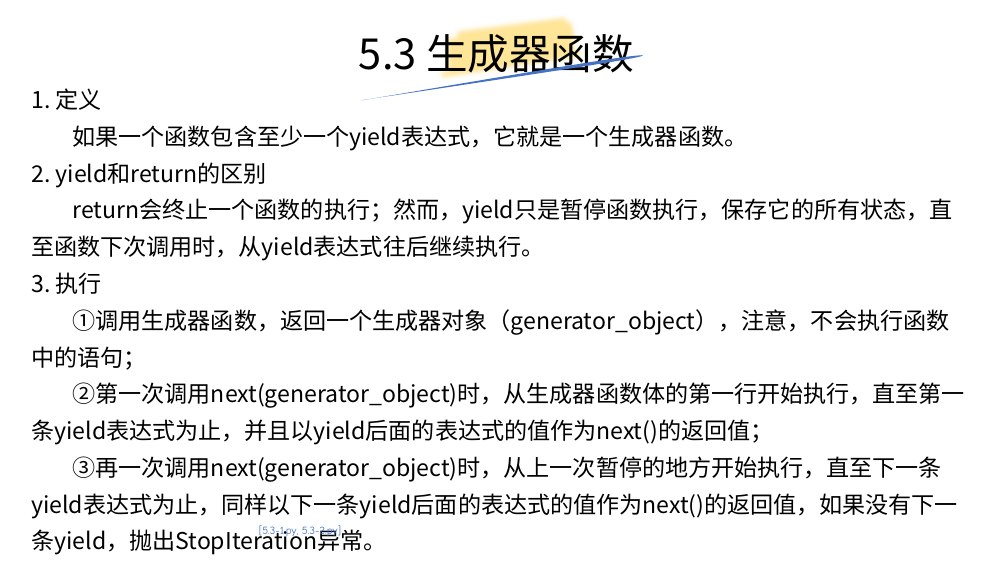
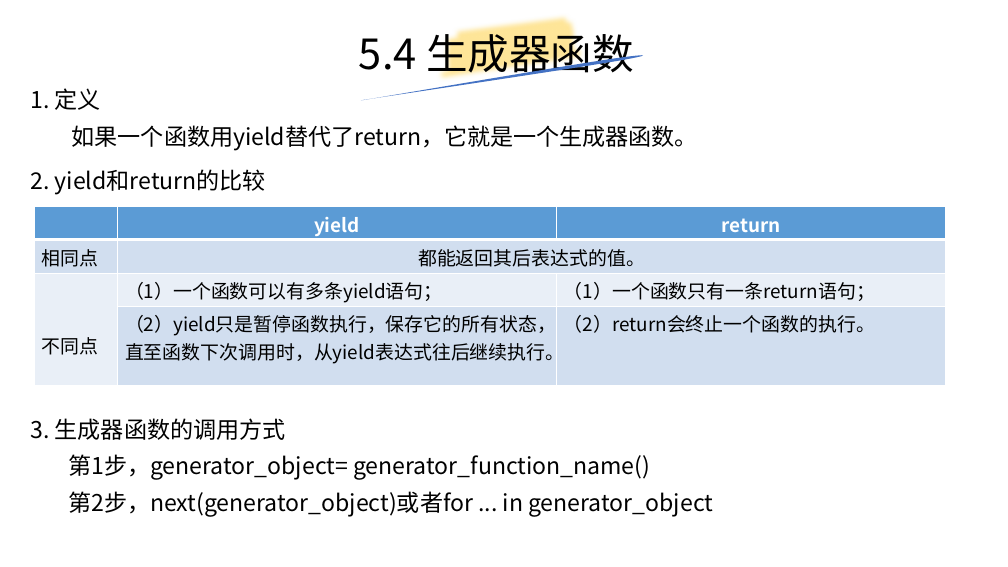
Before and after one commit to yiwenliu/CorePython, a slide deck: slide 34 of PPT/CorePython.pptx (slide 32 before the commit). Drawn at 1008x567 pixels with LibreOffice and Linux fonts; fonts in the diff are those of the drawing. Boxes give left, top, right and bottom in pixels: in the first picture for what was removed or moved away, otherwise in the second. Text is boxed around its words. In the diff, an @@ line names an element or a change of style, - is before the commit and + after.

```diff
--- a/PPT/CorePython.pptx
+++ b/PPT/CorePython.pptx
@@ title at [359,27,634,79]: text changed @@
-5.3 生成器函数
+5.4 生成器函数
@@ text at [72,125,698,151]: text changed @@
-如果一个函数包含至少一个yield表达式，它就是一个生成器函数。
-2. yield和return的区别
-return会终止一个函数的执行；然而，yield只是暂停函数执行，保存它的所有状态，直至函数下次调用时，从yield表达式往后继续执行。
-3. 执行
-①调用生成器函数，返回一个生成器对象（generator_object），注意，不会执行函数中的语句；
-②第一次调用next(generator_object)时，从生成器函数体的第一行开始执行，直至第一条yield表达式为止，并且以yield后面的表达式的值作为next()的返回值；
-③再一次调用next(generator_object)时，从上一次暂停的地方开始执行，直至下一条yield表达式为止，同样以下一条yield后面的表达式的值作为next()的返回值，如果没有下一条yield，抛出StopIteration异常。
+如果一个函数用yield替代了return，它就是一个生成器函数。
@@ text added at [31,169,266,195], 22 pt, text #000000 @@
+2. yield和return的比较
@@ table added at [34,206,946,386], 4 rows, 3 columns @@
+ | yield | return
+相同点 | 都能返回其后表达式的值。 | 
+不同点 | （1）一个函数可以有多条yield语句； | （1）一个函数只有一条return语句；
+ | （2）yield只是暂停函数执行，保存它的所有状态，直至函数下次调用时，从yield表达式往后继续执行。 | （2）return会终止一个函数的执行。
@@ text added at [31,418,713,517], 22 pt, text #000000 @@
+3. 生成器函数的调用方式
+  第1步，generator_object= generator_function_name()
+  第2步，next(generator_object)或者for ... in generator_object
@@ text removed at [259,525,341,539] @@
-[5.3-1.py, 5.3-2.py]
```
Also in this commit, not shown: 6 other slides changed, 6 slides added, 1 slide removed, 12 other files.
